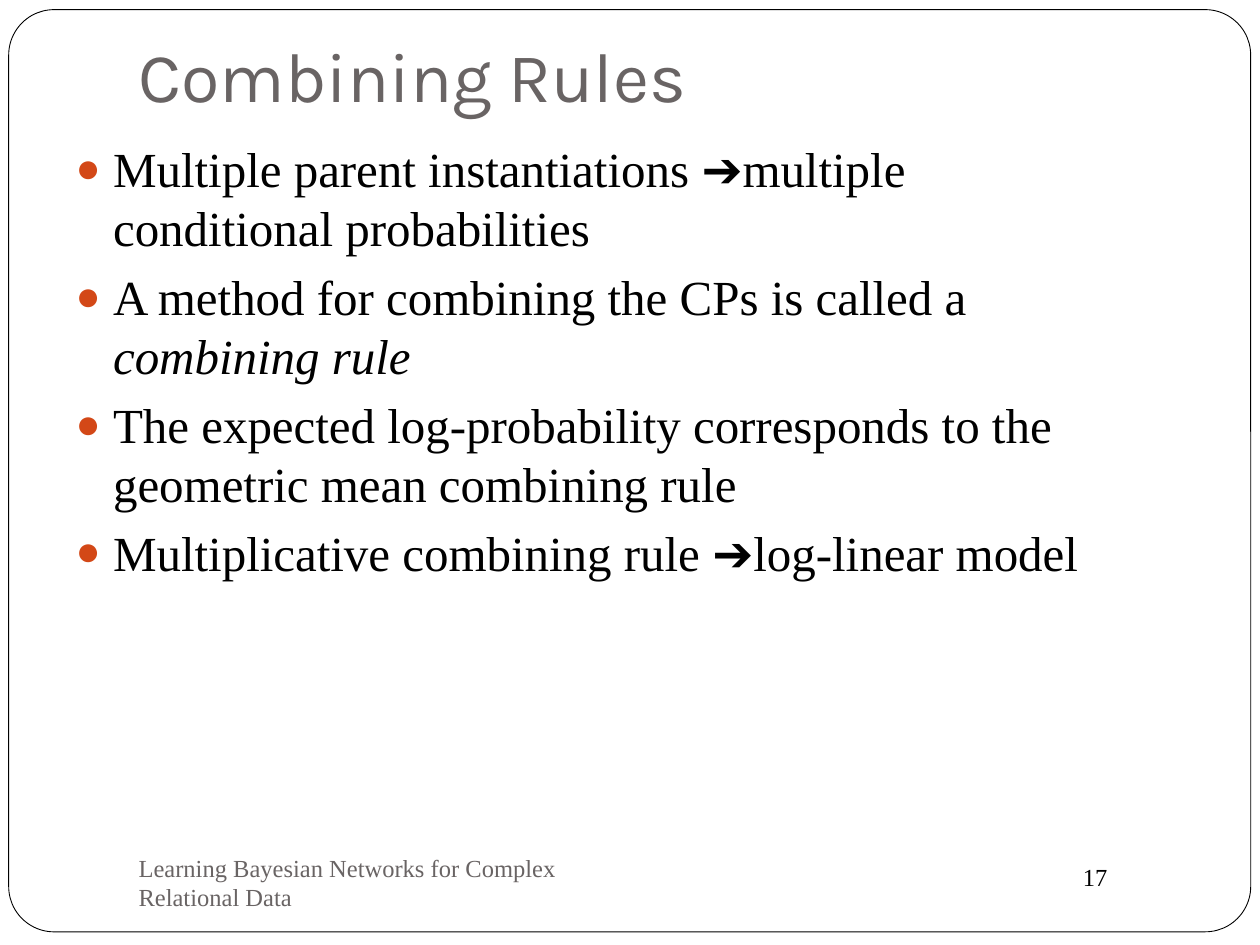
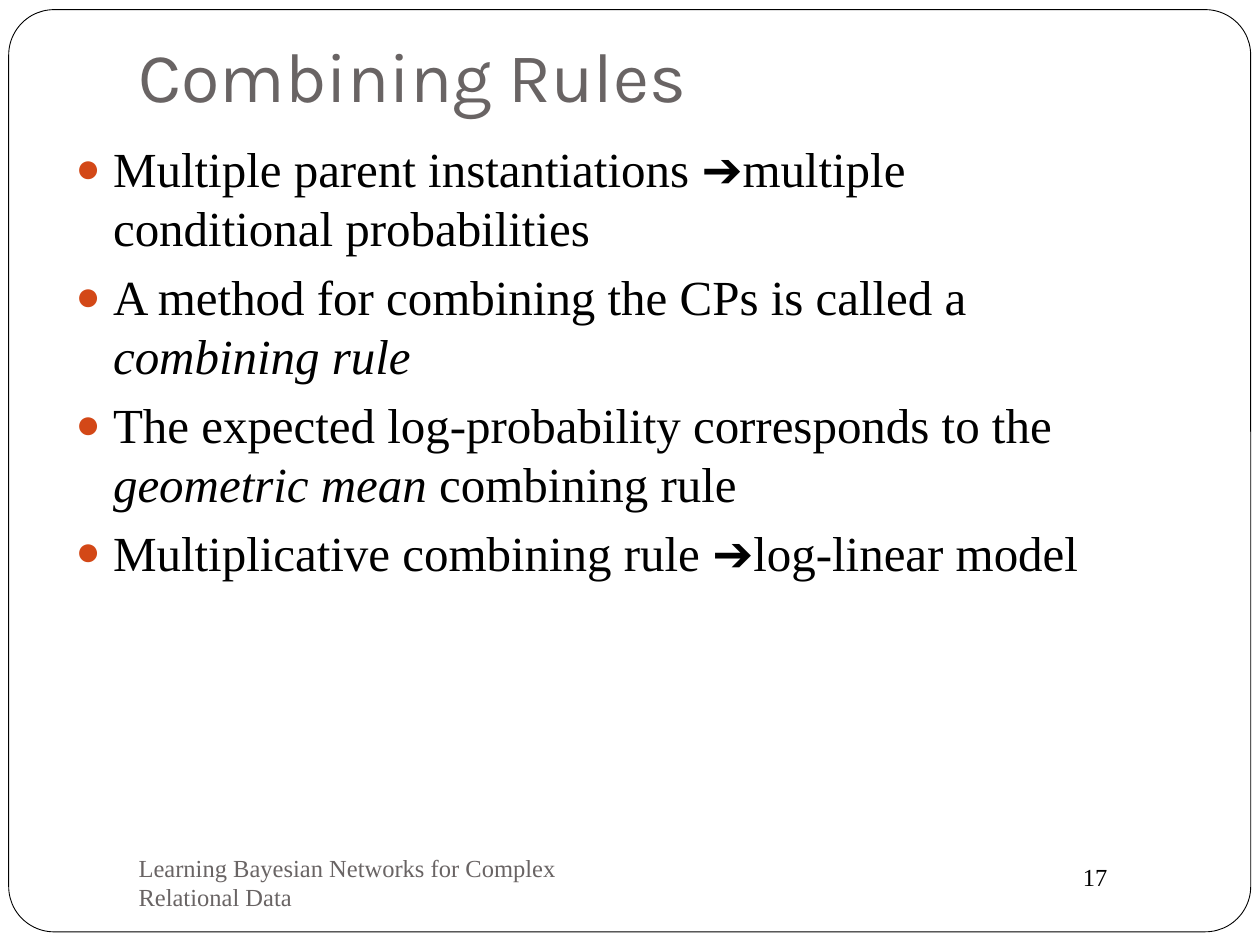
Before and after one commit to oschulte/srl-tutorial-slides, a slide deck: slide 17 of ch5-rel-bayes-net-classifier.pptx. Drawn at 1260x945 pixels with LibreOffice and Linux fonts; fonts in the diff are those of the drawing. Boxes give left, top, right and bottom in pixels: in the first picture for what was removed or moved away, otherwise in the second. Text is boxed around its words. In the diff, an @@ line names an element or a change of style, - is before the commit and + after.

```diff
--- a/ch5-rel-bayes-net-classifier.pptx
+++ b/ch5-rel-bayes-net-classifier.pptx
@@ text at (x1=113, y1=409, x2=1052, y2=511): italic on in "geometric mean" @@
```
Also in this commit, not shown: 13 other slides changed, 5 other files.
